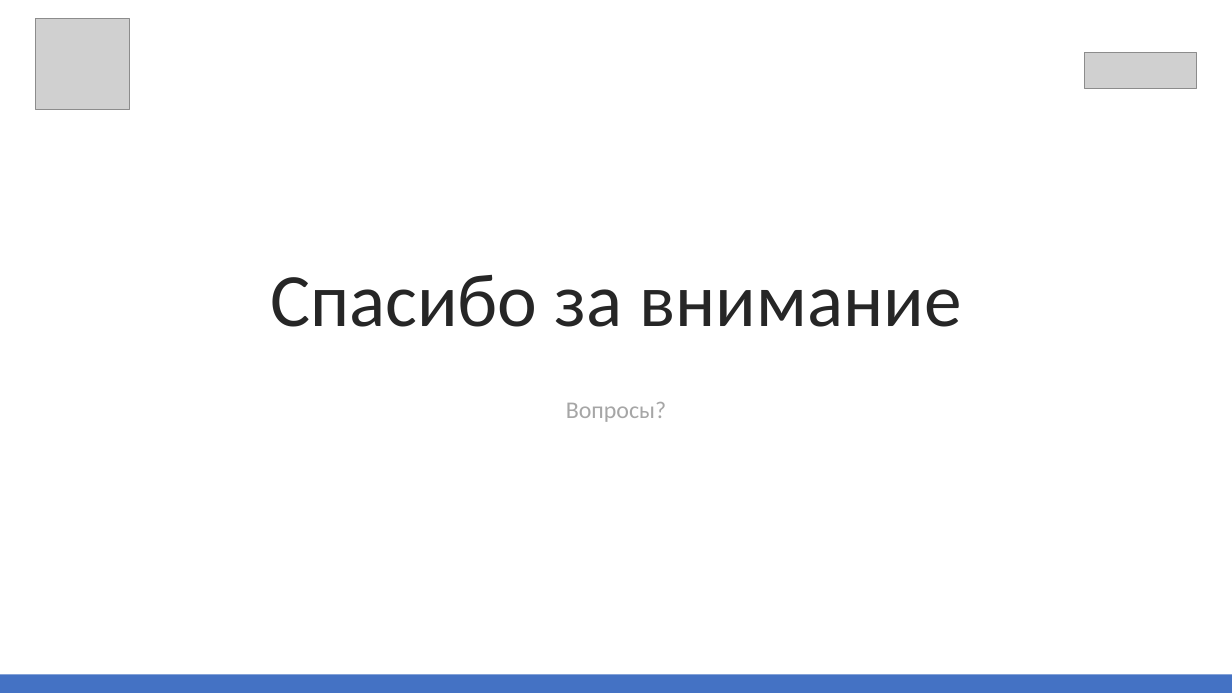
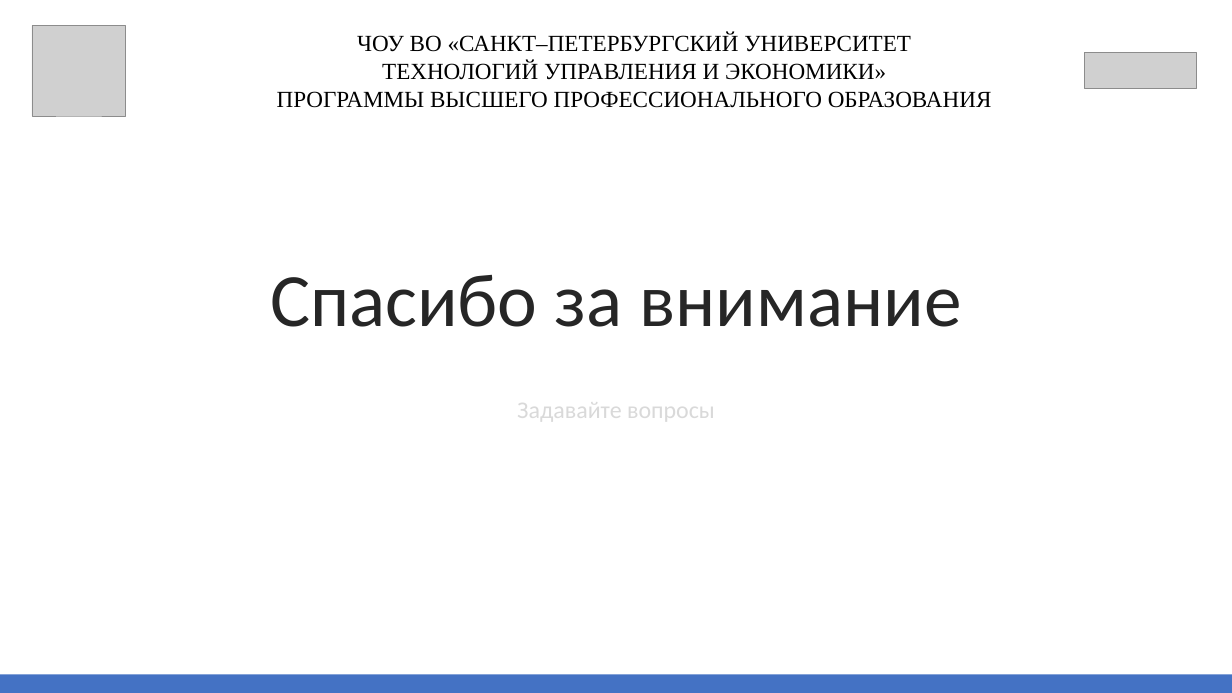
Before and after one commit to katarymba/preza, a slide deck: slide 18 of Презентация.pptx (slide 13 before the commit). Drawn at 1232x693 pixels with LibreOffice and Linux fonts; fonts in the diff are those of the drawing; grey boxes stand for pictures. Boxes give left, top, right and bottom in pixels: in the first picture for what was removed or moved away, otherwise in the second. Text is boxed around its words. In the diff, an @@ line names an element or a change of style, - is before the commit and + after.

```diff
--- a/Презентация.pptx
+++ b/Презентация.pptx
@@ picture: place and size @@
-picture at box(35, 18, 129, 109)
+picture at box(32, 26, 126, 116)
@@ text added at box(277, 33, 992, 108), 27 pt, text #000000 @@
+ЧОУ ВО «САНКТ–ПЕТЕРБУРГСКИЙ УНИВЕРСИТЕТ
+ТЕХНОЛОГИЙ УПРАВЛЕНИЯ И ЭКОНОМИКИ»
+ПРОГРАММЫ ВЫСШЕГО ПРОФЕССИОНАЛЬНОГО ОБРАЗОВАНИЯ
@@ text at box(517, 395, 715, 424): text changed; text colour #A6A6A6 to #D9D9D9 @@
-Вопросы?
+Задавайте вопросы
```
Also in this commit, not shown: 5 other slides changed, 13 slides added, 7 slides removed.
